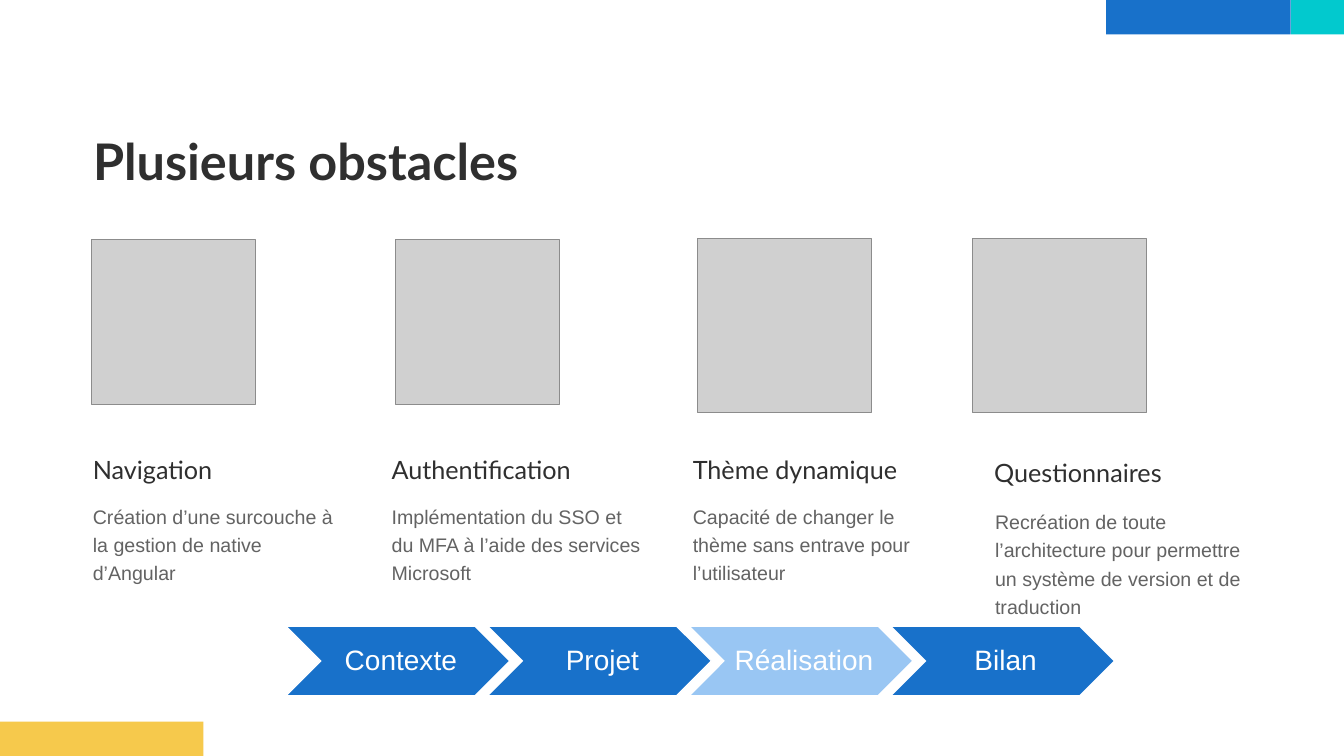
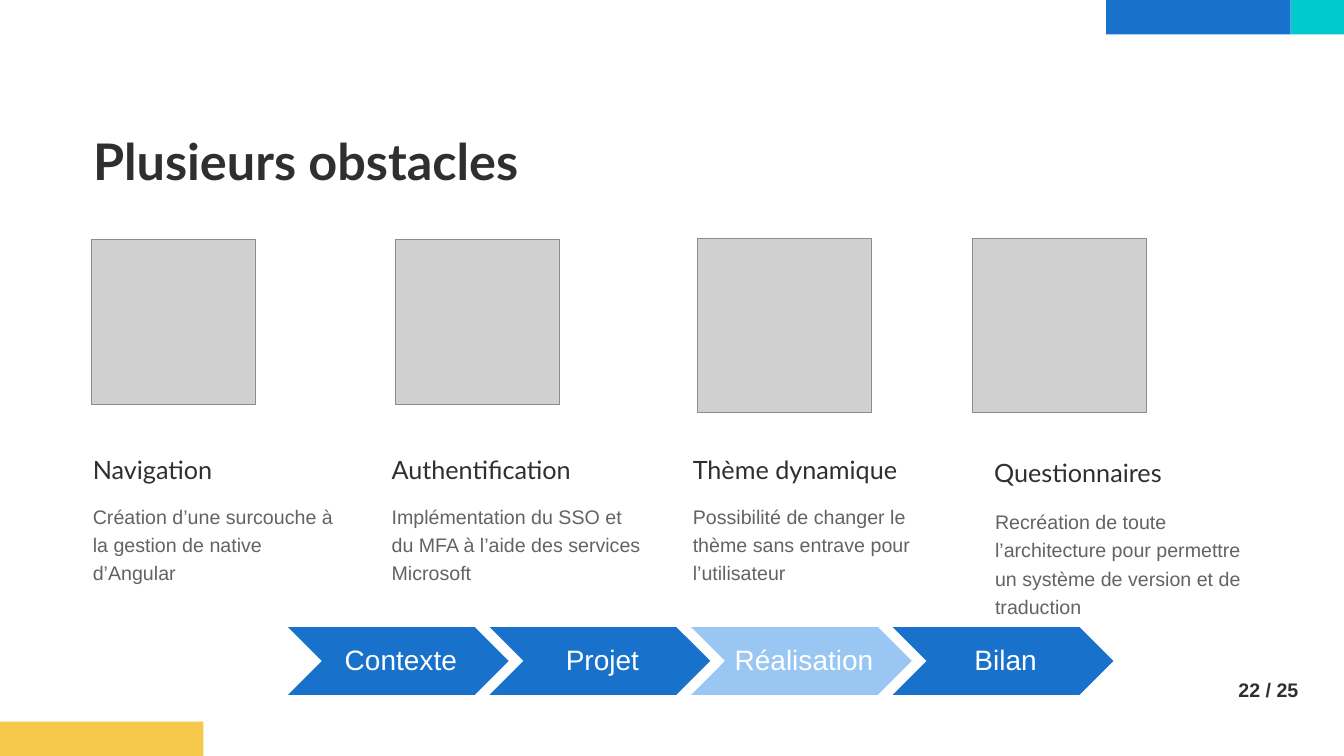
Before and after one commit to MAGREMENT/Memoire, a slide deck: slide 22 of Présentation.pptx (slide 19 before the commit). Drawn at 1344x756 pixels with LibreOffice and Linux fonts; fonts in the diff are those of the drawing; grey boxes stand for pictures. Boxes give left, top, right and bottom in pixels: in the first picture for what was removed or moved away, otherwise in the second. Text is boxed around its words. In the diff, an @@ line names an element or a change of style, - is before the commit and + after.

```diff
--- a/Présentation.pptx
+++ b/Présentation.pptx
@@ text at (x1=693, y1=509, x2=910, y2=580): text changed @@
-Capacité de changer le thème sans entrave pour l’utilisateur
+Possibilité de changer le thème sans entrave pour l’utilisateur
@@ text added at (x1=1238, y1=683, x2=1299, y2=697), 14 pt, text #2F2F2F, bold @@
+22 / 25
```
Also in this commit, not shown: 20 other slides changed, 13 slides added, 1 slide removed, 1 other file.
